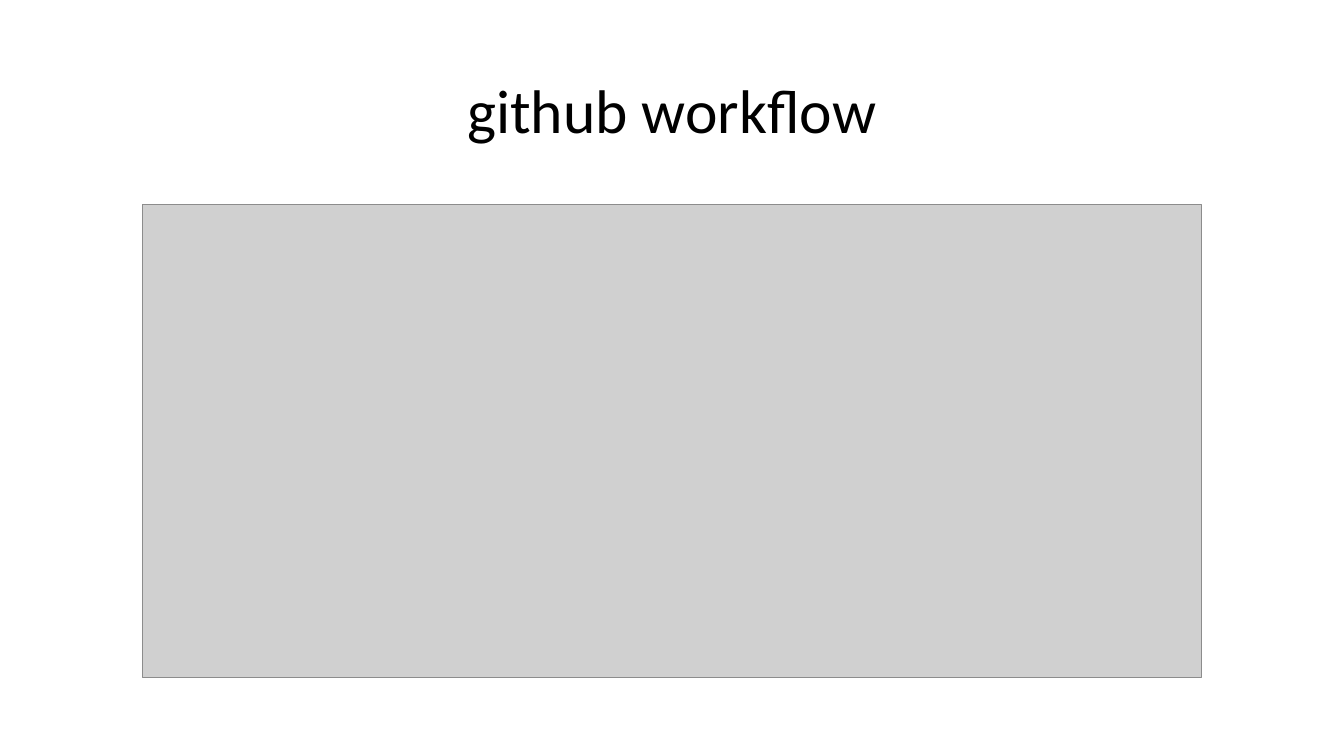
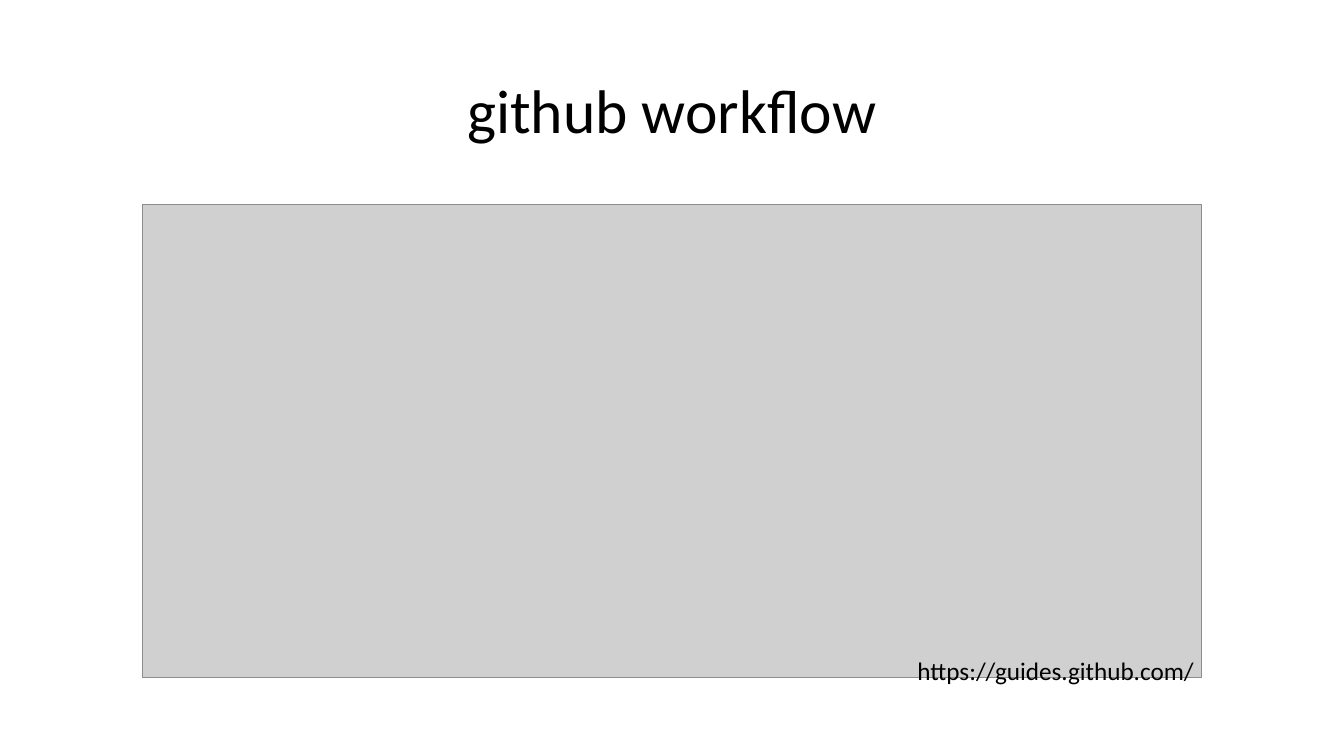
Before and after one commit to ronyelkahfi/github-presentation, a slide deck: slide 31 of introduce GIT.pptx (slide 26 before the commit). Drawn at 1344x756 pixels with LibreOffice and Linux fonts; fonts in the diff are those of the drawing; grey boxes stand for pictures. Boxes give left, top, right and bottom in pixels: in the first picture for what was removed or moved away, otherwise in the second. Text is boxed around its words. In the diff, an @@ line names an element or a change of style, - is before the commit and + after.

```diff
--- a/introduce GIT.pptx
+++ b/introduce GIT.pptx
@@ text added at (917,662,1193,686), 18 pt, text #000000 @@
+https://guides.github.com/
```
Also in this commit, not shown: 12 other slides changed, 10 slides added, 4 slides removed.
